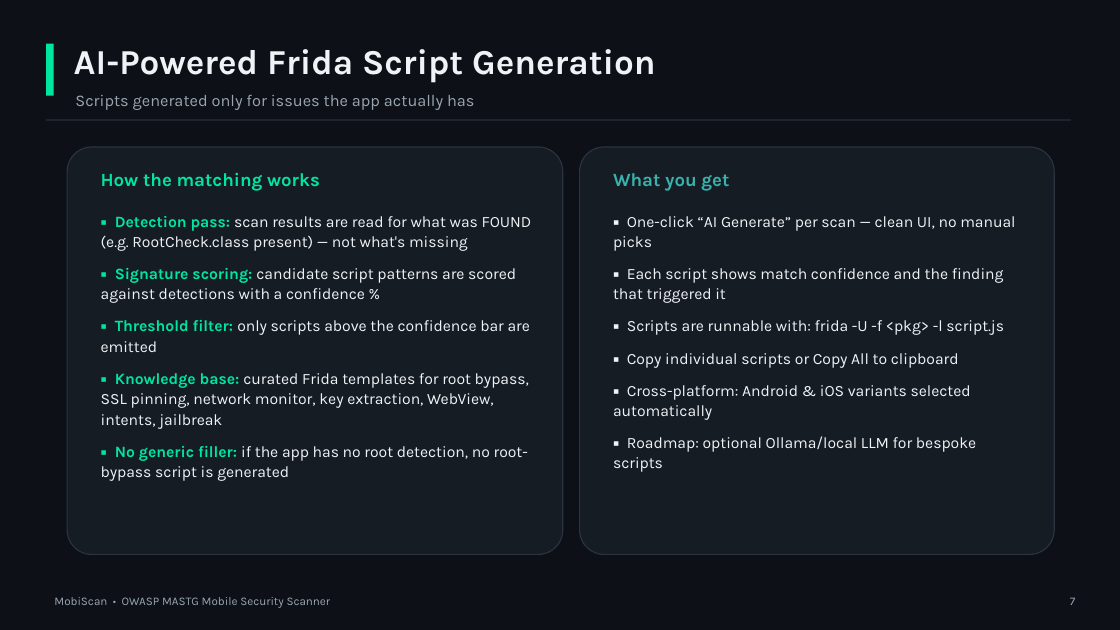
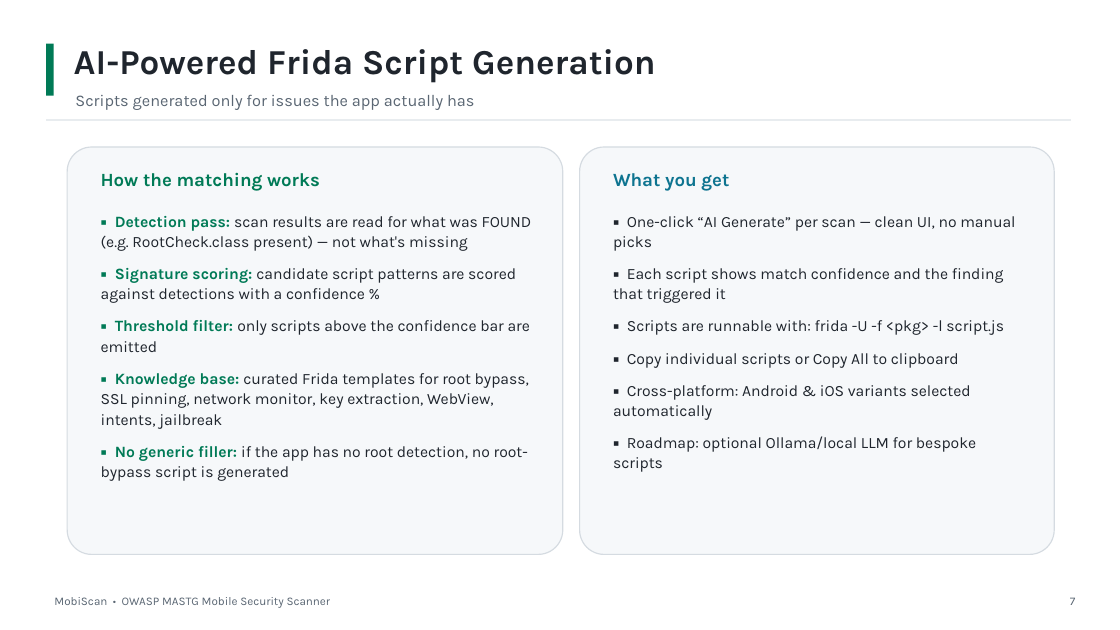
Before and after one commit to sudhanshupatel-dev/Import, a slide deck: slide 7 of MobiScan_Presentation_15min.pptx. Drawn at 1120x630 pixels with LibreOffice and Linux fonts; fonts in the diff are those of the drawing. Boxes give left, top, right and bottom in pixels: in the first picture for what was removed or moved away, otherwise in the second. Text is boxed around its words. In the diff, an @@ line names an element or a change of style, - is before the commit and + after.

```diff
--- a/MobiScan_Presentation_15min.pptx
+++ b/MobiScan_Presentation_15min.pptx
@@ rectangle removed at <box>0,0,1120,630</box> @@
@@ rectangle at <box>46,44,54,96</box>: fill #00E5A0 to #007A56 @@
@@ text "AI-Powered Frida Script Generation" at <box>74,49,656,83</box>: text colour #F0F3F6 to #1F252D @@
@@ rectangle at <box>46,119,1071,121</box>: fill #272F3A to #DDE2E7 @@
@@ rounded rectangle at <box>67,147,563,555</box>: fill #161C24 to #F6F8FA; outline #2A333F 1 pt to #D5DBE1 1 pt @@
@@ rounded rectangle at <box>580,147,1054,555</box>: fill #161C24 to #F6F8FA; outline #2A333F 1 pt to #D5DBE1 1 pt @@
@@ text "How the matching works" at <box>101,172,320,191</box>: text colour #00E5A0 to #007A56 @@
@@ text "What you get" at <box>613,173,729,191</box>: text colour #38B2AC to #0E7490 @@
@@ text "▪ Detection pass: scan results ..." at <box>101,216,532,481</box>: text colour #00E5A0 to #007A56 in "▪ Detection pass:", "▪ Signature scoring:", "▪ Threshold filter:", "▪ Knowledge base:" and 1 more places; text colour #F0F3F6 to #1F252D in "scan results are read for what was ...", "candidate script patterns are scored against detections ...", "only scripts above the confidence bar are ...", "curated Frida templates for root bypass, SSL ..." and 1 more places @@
@@ text "▪ One-click “AI Generate” per ..." at <box>613,216,1015,472</box>: text colour #F0F3F6 to #1F252D @@
@@ text colour #9AA5B1 to #5A6673 in 3 elements at <box>75,95,474,110</box>, <box>54,597,331,608</box>, <box>1070,597,1075,605</box> @@
```
Also in this commit, not shown: 13 other slides changed.
